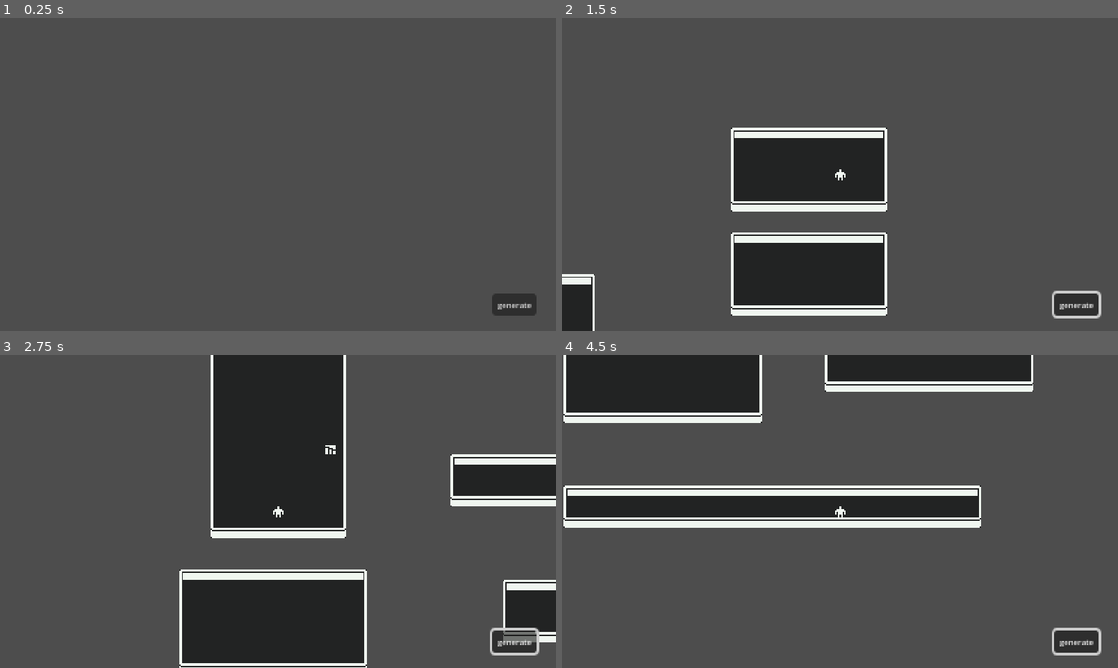
Above: before the commit, frames 1-4 (two rows, left to right).
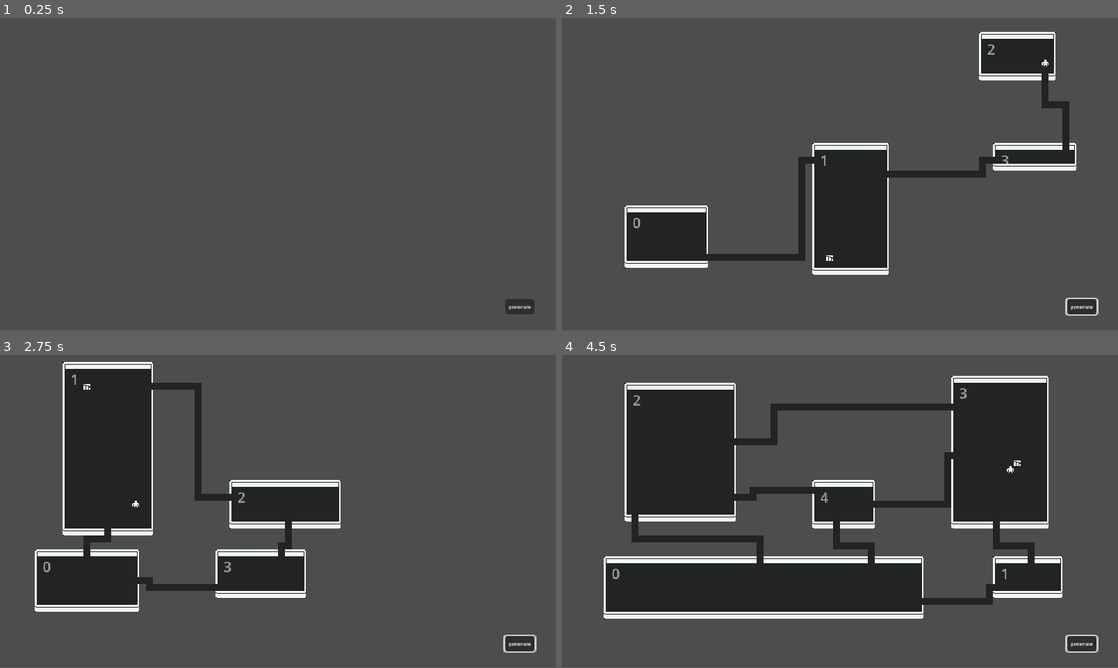
Above: after the commit, the same moments.

Repository: symbol24/rogue
Game: Godot game, scene res://Scenes/test/test_scene.tscn
Two runs of this game, one before a commit and one after it. Both use one fixed random seed, a clock stepped at 60 frames per second and the inputs below.
Inputs (mouse positions are in pixels of both pictures, inside the frame that each line leads up to):
- Up to frame 1 (0.25 s): no input
- Up to frame 2 (1.5 s): click "generate" at 0.5 s; tap Enter at 1.25 s; move the mouse to (962, 158) at 1.27 s; hold Right (right) from 1.28 s (still down); tap Backspace at 1.35 s; click (962, 158) at 1.42 s
- Up to frame 3 (2.75 s): release Right (right) at 2 s; tap Space at 2 s; drag from (166, 527) to (250, 574) at 2.02 s
- Up to frame 4 (4.5 s): tap Enter at 2.75, 4.25 s; move the mouse to (895, 442) at 2.77 s; hold Right (right) 2.78-3.5 s; tap F at 2.85 s; tap Space at 3.5 s; drag from (812, 574) to (673, 464) at 3.52 s; move the mouse to (1006, 558) at 4.27 s; hold Left (left) from 4.28 s (still down); tap Z at 4.35 s
In our replay, the window is 800x451 before the commit and 800x450 after it. These sizes can differ from the game's own. Grey fills any space a smaller window leaves; there, only what the larger window draws over its background counts as a difference.

The runs differ from the first frame. In frame 1, 0.4% of the frame differs, in the area x 88-97%, y 88-96%; in frame 2, 21%; in frame 3, 42%; in frame 4, 45%, in the area x 0-97%, y 0-97%.

Commit message:
map generation continues

Diff:
--- a/Code/Character/character.gd
+++ b/Code/Character/character.gd
@@ -33,7 +33,7 @@
 			pass
 
 	if GM.map_generator != null and GM.map_generator.map.has(new_pos) and GM.map_generator.map[new_pos] != MapGenerator.WALL:
-		if GM.map_generator.map[new_pos] in [MapGenerator.FLOOR, MapGenerator.DOOR, MapGenerator.ENTRANCE, MapGenerator.EXIT]:
+		if GM.map_generator.map[new_pos] in [MapGenerator.FLOOR, MapGenerator.DOOR, MapGenerator.ENTRANCE, MapGenerator.EXIT, MapGenerator.HALLWAY]:
 			_current_location = new_pos
 			global_position = _current_location * 8
 
--- a/Code/MapGenerator/map_generator.gd
+++ b/Code/MapGenerator/map_generator.gd
@@ -2,10 +2,12 @@
 
 
 enum {MERGED_EAST, MERGED_SOUTH}
-enum {WALL, FLOOR, DOOR, ENTRANCE, EXIT}
+enum {WALL, FLOOR, DOOR, ENTRANCE, EXIT, HALLWAY}
 
 
 const ROOMIDS:Array[int] = [0, 1, 2, 3, 4, 5, 6, 7, 8]
+const MAXCONNECTIONS:Array[int] = [1, 2, 1, 2, 3, 2, 1, 2, 1]
+const IDATLAS:Array[Vector2i] = [Vector2i(11, 7), Vector2i(12, 7), Vector2i(13, 7), Vector2i(11, 8), Vector2i(12, 8), Vector2i(13, 8), Vector2i(11, 9), Vector2i(12, 9), Vector2i(13, 9)]
 const TILES:TileSet = preload("uid://cq5vem7f4wkgs")
 const DEBUGROOMCOUNT:int = 1
 const SCREENSIZE := Vector2i(640, 320)
@@ -14,6 +16,10 @@
 const YOFFSET := [1, 5]
 const ENTRANCEATLAS := Vector2i(5, 3)
 const EXITATLAS := Vector2i(4, 3)
+const HORDOOR := Vector2i(1, 1)
+const VERTDOOR := Vector2i(4, 2)
+const MAXCONNECTIONDISTANCE := 50.0
+const DEBUGROOMLABEL := preload("uid://b3xunnc54t7ws")
 
 
 @export var proportions: Array[float] = [0.9, 1.0, 1.1]
@@ -25,8 +31,7 @@
 var next_gen_id := 0
 var map:Dictionary[Vector2i, int] = {}
 var entrance:Vector2i
-
-@onready var rooms: Node2D = %rooms
+var rooms:Array[RoomData] = []
 
 
 func _ready() -> void:
@@ -37,10 +42,13 @@
 	_clear_map(dimensions)
 
 	var sliced := _slice_map(dimensions)
+	var _coords := _sliced_coords(sliced)
 	var sections := _get_sections()
-	var merged := _merge_slices(sliced, sections)
-	var room_datas := _finalize_datas(merged)
-	_display_rooms(room_datas)
+	var _merged := _merge_slices(sliced, sections)
+	_display_rooms()
+	_check_connections(sections)
+	_make_doors()
+	_make_hallways()
 	_set_entrance_and_exit()
 
 	Signals.map_ready.emit()
@@ -48,6 +56,7 @@
 
 func _clear_map(_dimension:Vector2i) -> void:
 	map.clear()
+	rooms.clear()
 	for child in get_children(): child.queue_free()
 
 	for x in _dimension.x:
@@ -80,6 +89,16 @@
 	]
 
 
+func _sliced_coords(sliced:Array[Array]) -> Array[Array]:
+	var sliced_coords:Array[Array] = []
+	for row in sliced:
+		var new_row:Array = []
+		for value in row:
+			new_row.append([Vector2i(value[0].x/8, value[0].y/8), Vector2i(value[1].x/8, value[1].y/8)])
+		sliced_coords.append(new_row)
+	return sliced_coords
+
+
 func _get_sections() -> Array[Array]:
 	var room_count := randi_range(ROOMRANGES.x, ROOMRANGES.y)
 	var sections:Array[Array] = [
@@ -95,6 +114,10 @@
 			pos = Vector2i(randi_range(0,2), randi_range(0,2))
 
 		sections[pos.x][pos.y] = current_room
+		if _get_room_by_id(current_room) == null:
+			var new_room:RoomData = RoomData.new()
+			new_room.id = current_room
+			rooms.append(new_room)
 
 		var direction := MERGED_EAST
 		if randf() < merge_chances[current_room]:
@@ -127,47 +150,31 @@
 			if i == 0:
 				first = _map[coords.x][coords.y][0]
 				last = _map[coords.x][coords.y][1]
-				#print("first: ", first)
-				#print("last: ", last)
+
 			else:
-				#print("_map[coords.x][coords.y][0]: ", _map[coords.x][coords.y][0])
-				#print("first: ", first)
 				if _map[coords.x][coords.y][0].x < first.x: first.x  = _map[coords.x][coords.y][0].x
 				if _map[coords.x][coords.y][0].y < first.y: first.y  = _map[coords.x][coords.y][0].y
 
-				#print("_map[coords.x][coords.y][1]: ", _map[coords.x][coords.y][1])
-				#print("last: ", last)
 				if _map[coords.x][coords.y][1].x > last.x: last.x  = _map[coords.x][coords.y][1].x
 				if _map[coords.x][coords.y][1].y > last.y: last.y  = _map[coords.x][coords.y][1].y
 			i += 1
-		#print("Appending: ", first, " ", last)
+		var room:RoomData = _get_room_by_id(key)
+		var first_x:int = (first.x/8) + randi_range(XOFFSET[0], XOFFSET[1])
+		var first_y:int = (first.y/8) + randi_range(YOFFSET[0], YOFFSET[1])
+		var last_x:int = (last.x/8) - randi_range(XOFFSET[0], XOFFSET[1])
+		var last_y:int = (last.y/8) - randi_range(YOFFSET[0], YOFFSET[1])
+		room.room = [Vector2i(first_x, first_y), Vector2i(last_x, last_y)]
+
 		new_map.append([first, last])
-		#print("-------------")
 
 	return new_map
 
 
-func _finalize_datas(_merged:Array[Array]) -> Array[RoomData]:
-	var result:Array[RoomData] = []
-	var i := 0
-	for row in _merged:
-		var first_x:int = (row[0].x/8) + randi_range(XOFFSET[0], XOFFSET[1])
-		var first_y:int = (row[0].y/8) + randi_range(YOFFSET[0], YOFFSET[1])
-		var last_x:int = (row[1].x/8) - randi_range(XOFFSET[0], XOFFSET[1])
-		var last_y:int = (row[1].y/8) - randi_range(YOFFSET[0], YOFFSET[1])
-		var new_rd:RoomData = RoomData.new()
-		new_rd.room = [Vector2i(first_x, first_y), Vector2i(last_x, last_y)]
-		new_rd.id = i
-		i += 1
-		result.append(new_rd)
-	return result
-
-
-func _display_rooms(_room_datas:Array[RoomData]) -> void:
+func _display_rooms() -> void:
 	var all_cells:Array[Vector2i] = []
 
 	# Walls
-	for room in _room_datas:
+	for room in rooms:
 		# Top wall
 		var x := room.first_cell.x
 		while x <= room.last_cell.x:
@@ -190,14 +197,14 @@
 			map[cell] = WALL
 			y += 1
 		# Right wall
-		y = room.last_cell.y
+		y = room.first_cell.y
 		while y <= room.last_cell.y:
 			var cell := Vector2i(room.last_cell.x, y)
 			all_cells.append(cell)
 			map[cell] = WALL
 			y += 1
 
-	for room in _room_datas:
+	for room in rooms:
 		var x = room.first_cell.x+1
 		while x <= room.last_cell.x-1:
 			var y = room.first_cell.y+1
@@ -208,6 +215,13 @@
 				y += 1
 			x += 1
 
+	for room in rooms:
+		var new_label:Label = DEBUGROOMLABEL.instantiate()
+		add_child(new_label)
+		new_label.global_position = Vector2((room.first_cell.x*8)+9, (room.first_cell.y*8)+8)
+		new_label.text = str(room.id)
+
+
 	tile_map_layer.set_cells_terrain_connect(all_cells, 0, 0)
 
 
@@ -226,3 +240,208 @@
 
 	map[exit] = EXIT
 	tile_map_layer.set_cell(exit, 0, EXITATLAS)
+
+
+func _make_doors() -> void:
+	for room in rooms:
+		print("ROOM ID: ",room.id)
+		for wall in room.connecting_rooms.keys():
+			var door_pos := Vector2i.ZERO
+			var x_split:int = ((room.last_cell.x) - (room.first_cell.x))/room.connecting_rooms[wall].size()
+			var y_split:int = ((room.last_cell.y) - (room.first_cell.y))/room.connecting_rooms[wall].size()
+			var x:int = 0
+			var y: int = 0
+			var i := 0
+			print("WALL: ", wall)
+			print("Connection: ", room.connecting_rooms[wall])
+			for each in room.connecting_rooms[wall]:
+				x = randi_range(room.first_cell.x + (x_split * i), room.first_cell.x + (x_split * (i+1)))
+				if x == room.first_cell.x: x += 1
+				if x == room.last_cell.x: x -= 1
+				y = randi_range(room.first_cell.y + (y_split * i), room.first_cell.y + (y_split * (i+1)))
+				if y == room.first_cell.y: y += 1
+				if y == room.last_cell.y: y -= 1
+				match wall:
+					&"up":
+						door_pos = Vector2i(x, room.first_cell.y)
+					&"down":
+						door_pos = Vector2i(x , room.last_cell.y)
+					&"left":
+						door_pos = Vector2i(room.first_cell.x, y)
+					&"right":
+						door_pos = Vector2i(room.last_cell.x, y)
+					_:
+						pass
+				i += 1
+
+				tile_map_layer.set_cell(door_pos, 0, HORDOOR)
+				map[door_pos] = DOOR
+				room.add_door(wall, door_pos, each)
+
+
+func _check_connections(sections:Array[Array]) -> void:
+	for column in sections.size():
+		for row in sections[column].size():
+			if sections[column][row] != null:
+				if column == 0:
+					if sections[column+1][row] != null:
+						if sections[column+1][row] != sections[column][row]:
+							_get_room_by_id(sections[column][row]).add_connection(&"down", sections[column+1][row], Vector2i(column, row), Vector2i(column+1, row))
+							_get_room_by_id(sections[column+1][row]).add_connection(&"up", sections[column][row], Vector2i(column+1, row), Vector2i(column, row))
+					elif sections[column+1][row] == null:
+						if sections[column+2][row] != null:
+							if sections[column+2][row] != sections[column][row]:
+								_get_room_by_id(sections[column][row]).add_connection(&"down", sections[column+2][row], Vector2i(column, row), Vector2i(column+2, row))
+								_get_room_by_id(sections[column+2][row]).add_connection(&"up", sections[column][row], Vector2i(column+2, row), Vector2i(column, row))
+						elif sections[column+2][row] == null and sections[column+2][row+1] != null:
+							_get_room_by_id(sections[column][row]).add_connection(&"down", sections[column+2][row], Vector2i(column, row), Vector2i(column+2, row))
+							_get_room_by_id(sections[column+2][row]).add_connection(&"up", sections[column][row], Vector2i(column+2, row), Vector2i(column, row))
+				if column == 1:
+					if sections[column+1][row] != null and sections[column+1][row] != sections[column][row]:
+						_get_room_by_id(sections[column][row]).add_connection(&"down", sections[column+1][row], Vector2i(column, row), Vector2i(column+1, row))
+						_get_room_by_id(sections[column+1][row]).add_connection(&"up", sections[column][row], Vector2i(column+1, row), Vector2i(column, row))
+
+				if row == 0:
+					if sections[column][row+1] != null:
+						if sections[column][row+1] != sections[column][row]:
+							_get_room_by_id(sections[column][row]).add_connection(&"right", sections[column][row+1], Vector2i(column, row), Vector2i(column, row+1))
+							_get_room_by_id(sections[column][row+1]).add_connection(&"left", sections[column][row], Vector2i(column, row+1), Vector2i(column, row))
+					if sections[column][row+1] == null and sections[column][row+2] != null and sections[column][row+2] != sections[column][row]:
+						_get_room_by_id(sections[column][row]).add_connection(&"right", sections[column][row+2], Vector2i(column, row), Vector2i(column, row+2))
+						_get_room_by_id(sections[column][row+2]).add_connection(&"left", sections[column][row], Vector2i(column, row+2), Vector2i(column, row))
+				if row == 1:
+					if sections[column][row+1] != null and sections[column][row+1] != sections[column][row]:
+						_get_room_by_id(sections[column][row]).add_connection(&"right", sections[column][row+1], Vector2i(column, row), Vector2i(column, row+1))
+						_get_room_by_id(sections[column][row+1]).add_connection(&"left", sections[column][row], Vector2i(column, row+1), Vector2i(column, row))
+
+
+
+
+func _get_room_by_id(id:int) -> RoomData:
+	for each in rooms:
+		if each.id == id: return each
+	return null
+
+
+func _identify_rooms() -> void:
+	for room in rooms:
+		tile_map_layer.set_cell(room.center, 0, IDATLAS[room.id])
+
+
+func _make_hallways() -> void:
+	var all_cells:Array[Vector2i] = []
+	for room in rooms:
+		for wall in room.doors.keys():
+			for each in room.doors[wall]:
+				var pos1:Vector2i = each[0]
+				var con_room:RoomData = _get_room_by_id(each[1])
+				var door2 = con_room.get_door_by_connection(room.id)
+				var pos2:Vector2i = door2[0] if not door2.is_empty() else Vector2i.ZERO
+				if pos2 != Vector2i.ZERO: room.add_hallway(pos1, pos2)
+
+				var corner1:Vector2i
+				var corner2:Vector2i
+
+				match wall:
+					&"down":
+						var y:int = randi_range(pos1.y+1, pos2.y-1)
+						corner1 = Vector2i(pos1.x, y)
+						corner2 = Vector2i(pos2.x, y)
+						var check_count := 0
+						while not _is_path_valid(pos1, corner1, corner2, pos2, &"down") and check_count < 10:
+							y = randi_range(pos1.y+1, pos2.y-1)
+							corner1 = Vector2i(pos1.x, y)
+							corner2 = Vector2i(pos2.x, y)
+							check_count += 1
+
+						if check_count >= 10: push_error("No valid path found for down path.")
+
+						var current := pos1
+						for i in corner1.y - pos1.y:
+							current.y += 1
+							all_cells.append(current)
+
+						var distance:int = pos2.x - corner1.x if pos2.x >= corner1.x else corner1.x - pos2.x
+						for i in distance:
+							current.x = current.x + 1 if pos2.x >= corner1.x else current.x -1
+							all_cells.append(current)
+
+						for i in pos2.y - corner2.y - 1:
+							current.y += 1
+							all_cells.append(current)
+
+					&"right":
+						var x:int = randi_range(pos1.x+1, pos2.x-1)
+						corner1 = Vector2i(x, pos1.y)
+						corner2 = Vector2i(x, pos2.y)
+						var check_count := 0
+						while not _is_path_valid(pos1, corner1, corner2, pos2, &"right") and check_count < 10:
+							x = randi_range(pos1.x+1, pos2.x-1)
+							corner1 = Vector2i(x, pos1.y)
+							corner2 = Vector2i(x, pos2.y)
+							check_count += 1
+
+						if check_count >= 10: push_error("No valid path found for down path.")
+
+						var current := pos1
+						for i in corner1.x - pos1.x:
+							current.x += 1
+							all_cells.append(current)
+
+						var distance:int = pos2.y - corner1.y if pos2.y >= corner1.y else corner1.y - pos2.y
+						for i in distance:
+							current.y = current.y + 1 if pos2.y >= corner1.y else current.y - 1
+							all_cells.append(current)
+
+						for i in pos2.x - corner2.x - 1:
+							current.x += 1
+							all_cells.append(current)
+					_:
+						pass
+
+	for each in all_cells:
+		map[each] = HALLWAY
+		tile_map_layer.set_cell(each, 0, Vector2i(1, 1))
+
+
+func _is_path_valid(pos1:Vector2i, corner1:Vector2i, corner2:Vector2i, pos2:Vector2i, direction:StringName) -> bool:
+	match direction:
+		&"down":
+			var current := pos1
+			for i in corner1.y - pos1.y:
+				if not map.has(current): return false
+				if map.has(current) and map[current] in [FLOOR, WALL]: return false
+				current.y += 1
+
+			var distance:int = pos2.x - corner1.x if pos2.x >= corner1.x else corner1.x - pos2.x
+			for i in distance:
+				if not map.has(current): return false
+				if map.has(current) and map[current] in [FLOOR, WALL]: return false
+				current.x = current.x + 1 if pos2.x >= corner1.x else current.x -1
+
+			for i in pos2.y - corner2.y - 1:
+				if not map.has(current): return false
+				if map.has(current) and map[current] in [FLOOR, WALL]: return false
+				current.y += 1
+
+		&"right":
+			var current := pos1
+			for i in corner1.x - pos1.x:
+				if not map.has(current): return false
+				if map.has(current) and map[current] in [FLOOR, WALL]: return false
+				current.x += 1
+
+			var distance:int = pos2.y - corner1.y if pos2.y >= corner1.y else corner1.y - pos2.y
+			for i in distance:
+				if not map.has(current): return false
+				if map.has(current) and map[current] in [FLOOR, WALL]: return false
+				current.y = current.y + 1 if pos2.y >= corner1.y else current.y - 1
+
+			for i in pos2.x - corner2.x - 1:
+				if not map.has(current): return false
+				if map.has(current) and map[current] in [FLOOR, WALL]: return false
+				current.x += 1
+		_:
+			pass
+
+	return true
--- a/Code/MapGenerator/room_data.gd
+++ b/Code/MapGenerator/room_data.gd
@@ -4,6 +4,9 @@
 var id:int = -1
 var first_cell:Vector2i
 var last_cell:Vector2i
+var center:Vector2i:
+	get:
+		return (first_cell + last_cell)/2
 var width:int
 var height:int
 var room:Array[Vector2i]:
@@ -15,3 +18,48 @@
 			last_cell = room[-1]
 			width = last_cell.x - first_cell.x
 			height = last_cell.y - first_cell.y
+var connecting_rooms:Dictionary = {}
+var doors:Dictionary = {}
+var hallways:Array[Array] = []
+
+
+func add_connection(wall:StringName, room_id:int, origin_section:Vector2i, target_section:Vector2i) -> void:
+	if connecting_rooms.has(wall):
+		if not connecting_rooms[wall].has(room_id):
+			connecting_rooms[wall][room_id] = target_section
+
+	else: connecting_rooms[wall] = { room_id: target_section }
+
+func add_door(wall:StringName, pos:Vector2i, connecting_room:int) -> void:
+	if doors.has(wall): doors[wall].append([pos, connecting_room])
+	else: doors[wall] = [[pos, connecting_room]]
+
+
+func get_door_by_connection(room_id:int) -> Array:
+	for key in doors.keys():
+		for each in doors[key]:
+			if each[1] == room_id: return each
+	return []
+
+
+func has_hallway(pos1:Vector2i, pos2:Vector2i) -> bool:
+	for each in hallways:
+		if each.has(pos1) and each.has(pos2): return true
+	return false
+
+
+func add_hallway(pos1:Vector2i, pos2:Vector2i) -> void:
+	if has_hallway(pos1, pos2): return
+	hallways.append([pos1, pos2])
+
+
+func _is_path_blocked(origin:Vector2i, target:Vector2i) -> bool:
+	for wall in connecting_rooms.keys():
+		for room_id in connecting_rooms[wall].keys():
+			if origin.x != target.x and origin.y == target.y:
+				if target.x - origin.x > 1 or origin.x - target.x > 1:
+					if connecting_rooms[wall][room_id].x == 1: return true
+			if origin.y != target.y and origin.x == target.x:
+				if target.y - origin.y > 1 or origin.y - target.y > 1:
+					if connecting_rooms[wall][room_id].y == 1: return true
+	return false
--- a/Scenes/Autoloads/Ui.tscn
+++ b/Scenes/Autoloads/Ui.tscn
@@ -19,10 +19,10 @@
 
 [node name="RidSignalButton" type="Button" parent="Debug"]
 layout_mode = 0
-offset_left = 377.0
-offset_top = 211.0
-offset_right = 411.0
-offset_bottom = 228.0
+offset_left = 581.0
+offset_top = 324.0
+offset_right = 615.0
+offset_bottom = 341.0
 theme_override_font_sizes/font_size = 6
 text = "generate"
 script = ExtResource("2_py0m3")
--- a/Scenes/Character/character.tscn
+++ b/Scenes/Character/character.tscn
@@ -13,3 +13,4 @@
 
 [node name="Camera2D" type="Camera2D" parent="."]
 position = Vector2(4, 4)
+enabled = false
--- a/Scenes/MapGenerator/Doors/horizontal_door.tscn
+++ b/Scenes/MapGenerator/Doors/horizontal_door.tscn
@@ -5,6 +5,6 @@
 [node name="HorizontalDoor" type="Node2D"]
 
 [node name="TileMapLayer" type="TileMapLayer" parent="."]
-position = Vector2(-4, 4)
+position = Vector2(0, 8)
 tile_map_data = PackedByteArray(0, 0, 0, 0, 255, 255, 0, 0, 4, 0, 2, 0, 0, 0)
 tile_set = ExtResource("1_cm040")
--- a/Scenes/MapGenerator/Doors/vertical_door.tscn
+++ b/Scenes/MapGenerator/Doors/vertical_door.tscn
@@ -5,6 +5,6 @@
 [node name="VerticalDoor" type="Node2D"]
 
 [node name="TileMapLayer" type="TileMapLayer" parent="."]
-position = Vector2(-4, 4)
+position = Vector2(0, 8)
 tile_map_data = PackedByteArray(0, 0, 0, 0, 255, 255, 0, 0, 4, 0, 2, 0, 0, 0)
 tile_set = ExtResource("1_vqrtt")
--- /dev/null
+++ b/Scenes/Ui/Debug/room_id.tscn
@@ -0,0 +1,5 @@
+[gd_scene format=3 uid="uid://b3xunnc54t7ws"]
+
+[node name="RoomId" type="Label"]
+modulate = Color(1, 1, 1, 0.580392)
+text = "00"
--- a/project.godot
+++ b/project.godot
@@ -28,8 +28,8 @@
 
 [display]
 
-window/size/viewport_width=426
-window/size/viewport_height=240
+window/size/viewport_width=640
+window/size/viewport_height=360
 window/size/window_width_override=1280
 window/size/window_height_override=720
 window/stretch/mode="canvas_items"
Not shown, changed: kanban_tasks_data.kanban
